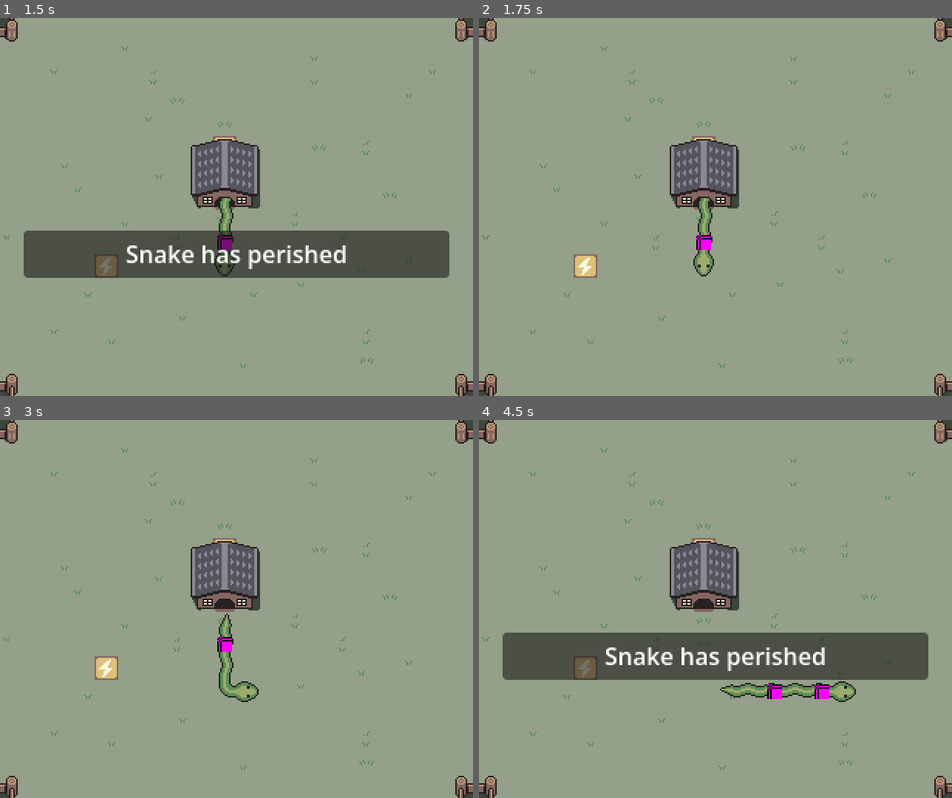
Above: before the commit, frames 1-4 (two rows, left to right).
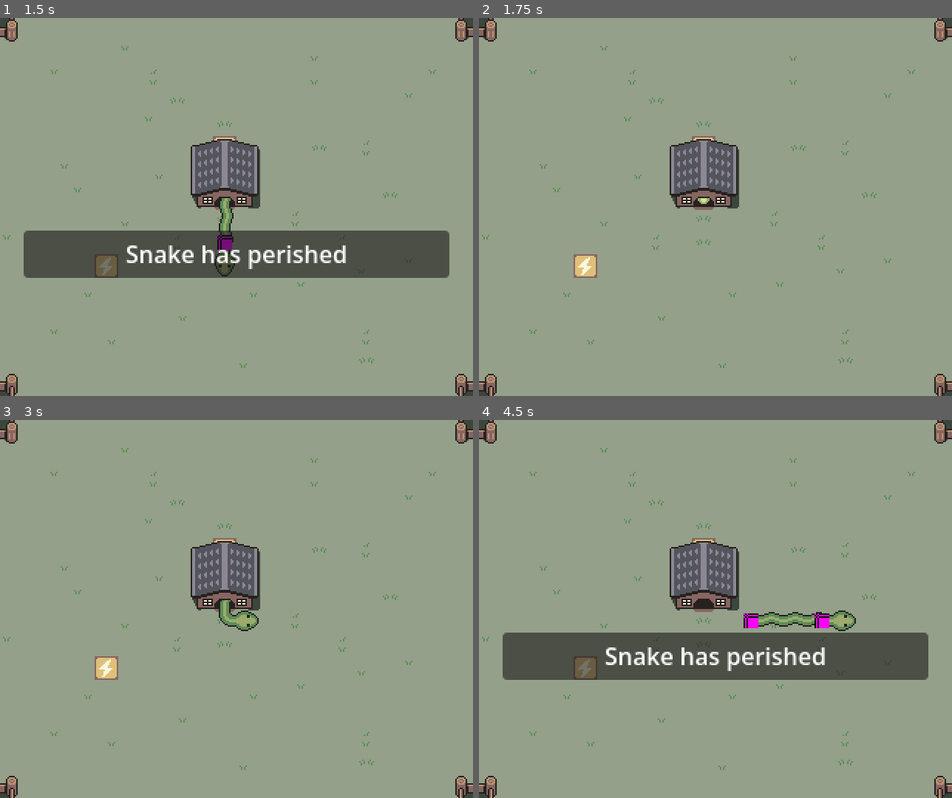
Above: after the commit, the same moments.

Repository: kalgynirae/ld59
Game: Godot game, scene res://scenes/game.tscn
Same seed, same stepped clock (60 frames per second), same inputs: the game is played once before the commit and once after it.
Inputs:
- Up to frame 1 (1.5 s): hold L (move_right) 0.53-1.28 s; tap K (die) at 0.6 s; tap Enter at 1.25 s; hold J (move_down) from 1.28 s (still down); tap E (extend) at 1.35 s
- Up to frame 2 (1.75 s): keep holding J (move_down)
- Up to frame 3 (3 s): tap Space at 2 s; release J (move_down) at 2.03 s; hold L (move_right) 2.03-2.78 s; tap K (die) at 2.1 s; tap Enter at 2.75 s; hold = (speed_up) from 2.78 s (still down); tap E (extend) at 2.85 s
- Up to frame 4 (4.5 s): release = (speed_up) at 3.53 s; hold H (move_left) from 3.53 s (still down); tap K (die) at 3.6 s; tap Space at 4.25 s; tap E (extend) at 4.35 s

Frame 1 is identical in both runs. In frame 2, 0.6% of the frame differs, in the area x 45-50%, y 47-69%; in frame 3, 1.1%; in frame 4, 1.8%, in the area x 50-80%, y 50-75%.

Commit message:
Save snake at start

Diff:
--- a/scenes/game.gd
+++ b/scenes/game.gd
@@ -109,6 +109,7 @@
 	$Map/Snake.init(Vector2i(9, 7), "down", 3)
 	current_direction = "down"
 	change_move_speed(0)
+	save_snake()
 	set_mode(Mode.Running)
 
 func save_snake() -> void:
